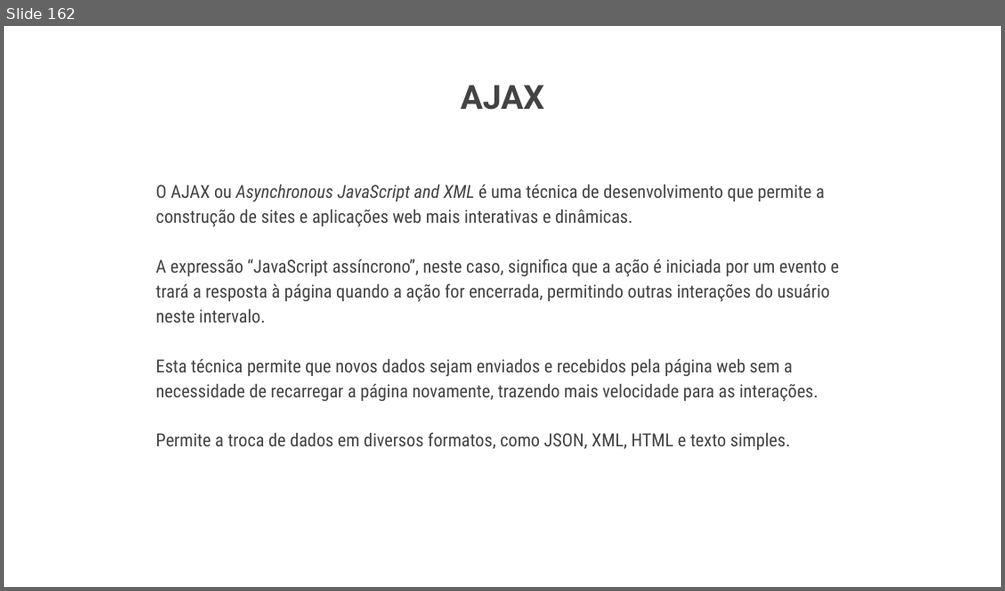
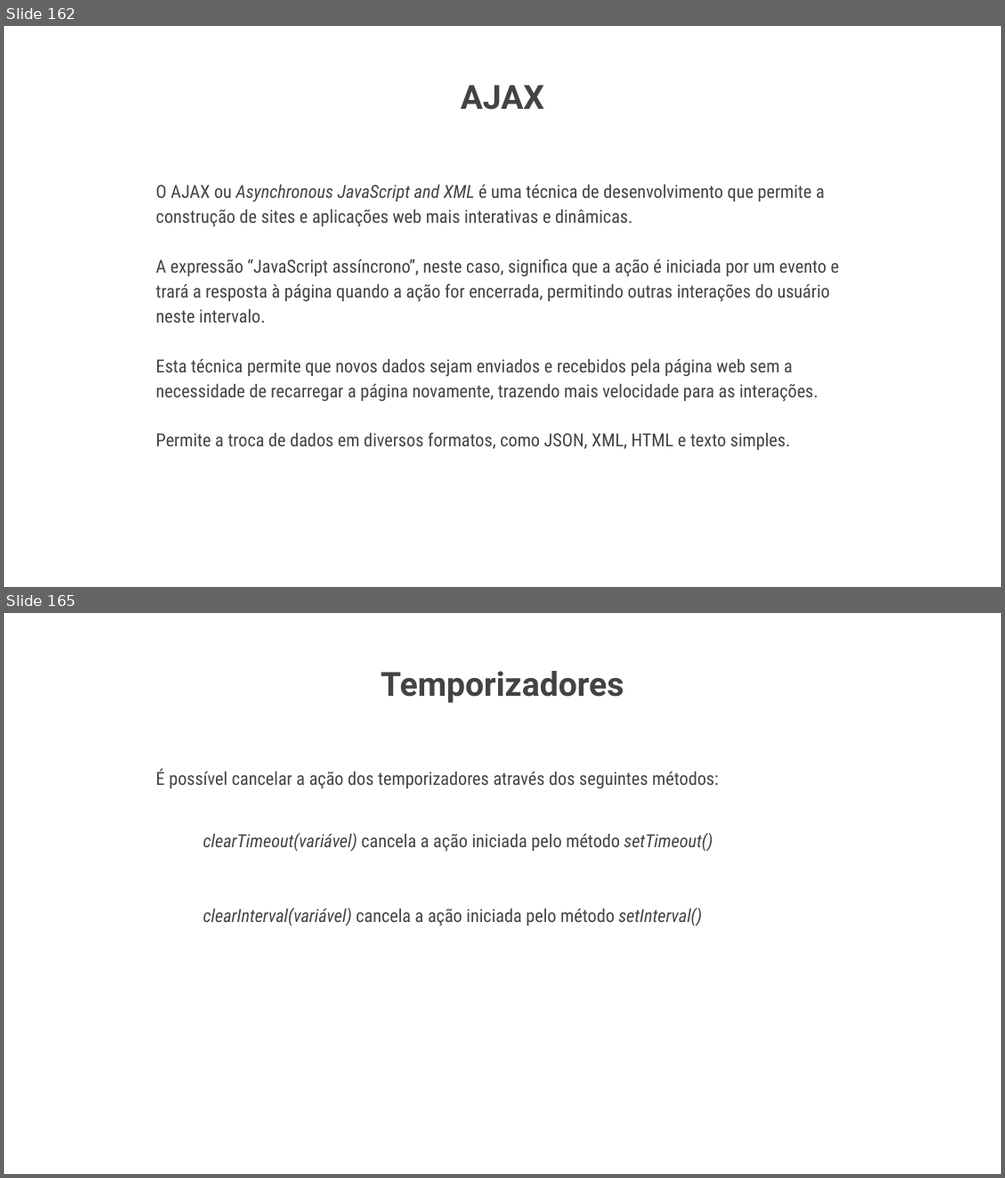
Before and after one commit to pedromoritz/jcavi-javascript, a slide deck: JavaScript.odp. Shown one above the other, each under a label of ours: slide 162 before the commit, slides 162 and 165 after it; the slides between them are not shown. The pictures are 1005x591 and 1005x1178 pixels, drawn with LibreOffice and Linux fonts; fonts in the diff are those of the drawing; background and template pictures are left out. Boxes give left, top, right and bottom in pixels: in the first picture for what was removed or moved away, otherwise in the second. Text is boxed around its words. In the diff, an @@ line names an element or a change of style, - is before the commit and + after.

```diff
--- a/JavaScript.odp
+++ b/JavaScript.odp
@@ slide 165 added at (x1=4, y1=613, x2=1001, y2=1174), background picture (left out) @@
@@ title added at (x1=380, y1=671, x2=623, y2=703), 24 pt, text #434343, bold @@
+Temporizadores
@@ text added at (x1=156, y1=769, x2=719, y2=926), 13 pt, text #434343 @@
+■ É possível cancelar a ação dos temporizadores através dos seguintes métodos:
+  ■ clearTimeout(variável) cancela a ação iniciada pelo método setTimeout()
+  ■ clearInterval(variável) cancela a ação iniciada pelo método setInterval()
```
Also in this commit, not shown: 5 other slides added, 1 other file.
